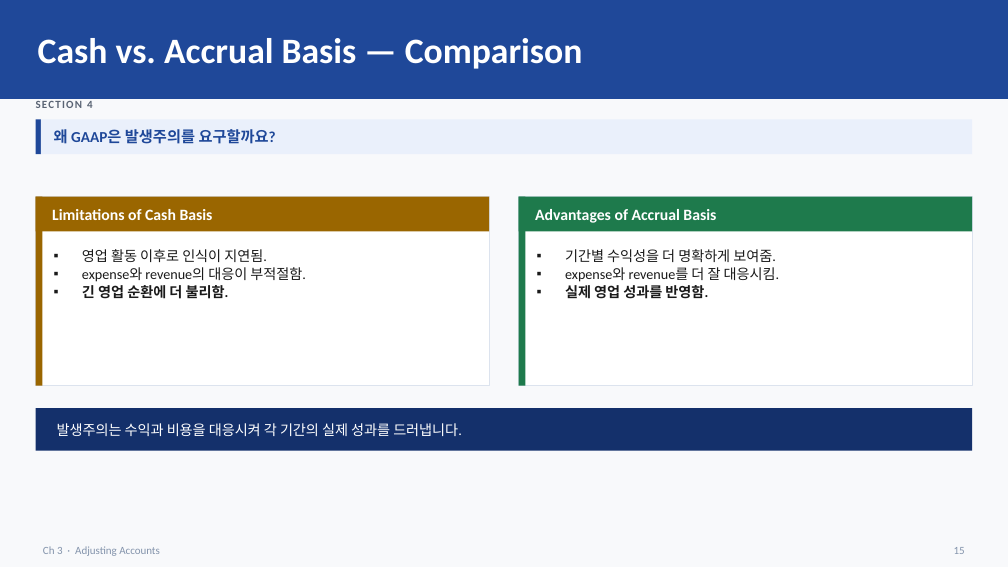
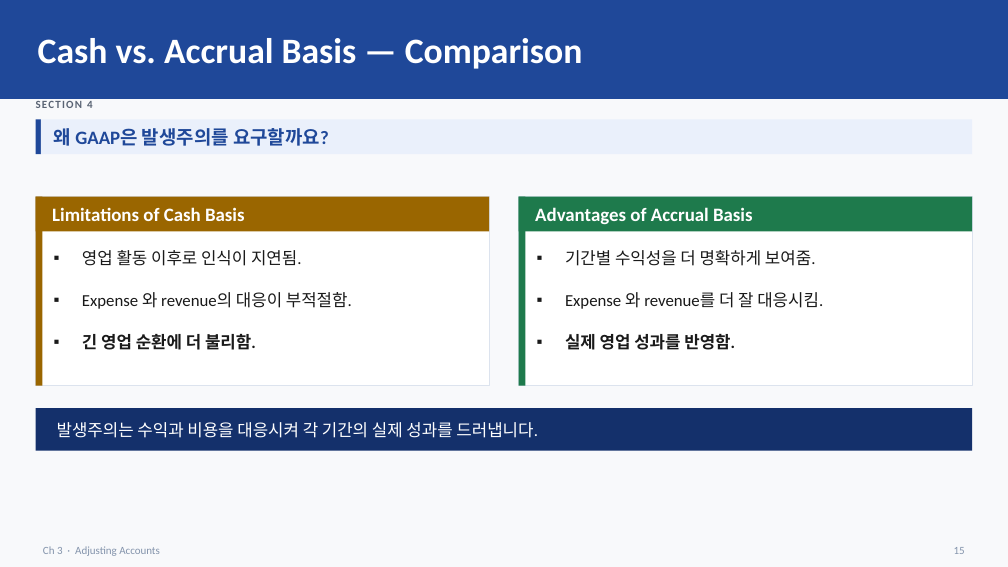
Before and after one commit to keejae/financial-accounting, a slide deck: slide 15 of files/week2/korean/Wk2_L5_slides.pptx. Drawn at 1008x567 pixels with LibreOffice and Linux fonts; fonts in the diff are those of the drawing. Boxes give left, top, right and bottom in pixels: in the first picture for what was removed or moved away, otherwise in the second. Text is boxed around its words. In the diff, an @@ line names an element or a change of style, - is before the commit and + after.

```diff
--- a/files/week2/korean/Wk2_L5_slides.pptx
+++ b/files/week2/korean/Wk2_L5_slides.pptx
@@ text "왜 GAAP은 발생주의를 요구할까요?" at bbox=[54, 128, 329, 146]: size 14.5 to 18 pt @@
@@ text "Limitations of Cash Basis" at bbox=[52, 207, 245, 221]: size 15 to 18 pt @@
@@ text "Advantages of Accrual Basis" at bbox=[535, 207, 753, 224]: size 15 to 18 pt @@
@@ text at bbox=[82, 250, 302, 350]: size 13.5 to 16 pt in "영업 활동 이후로 인식이 지연됨.", "긴 영업 순환에 더 불리함." @@
@@ text at bbox=[565, 250, 816, 350]: size 13.5 to 16 pt in "기간별 수익성을 더 명확하게 보여줌.", "실제 영업 성과를 반영함." @@
@@ text at bbox=[82, 292, 352, 309]: text changed; size 13.5 to 16 pt @@
-▪ expense와 revenue의 대응이 부적절함.
+▪ Expense 와 revenue의 대응이 부적절함.
@@ text at bbox=[565, 292, 823, 309]: text changed; size 13.5 to 16 pt @@
-▪ expense와 revenue를 더 잘 대응시킴.
+▪ Expense 와 revenue를 더 잘 대응시킴.
@@ text "발생주의는 수익과 비용을 대응시켜 각 ..." at bbox=[57, 422, 538, 438]: size 13.5 to 16 pt @@
```
Also in this commit, not shown: 30 other slides changed, 7 slides added, 9 slides removed, 11 other files.
